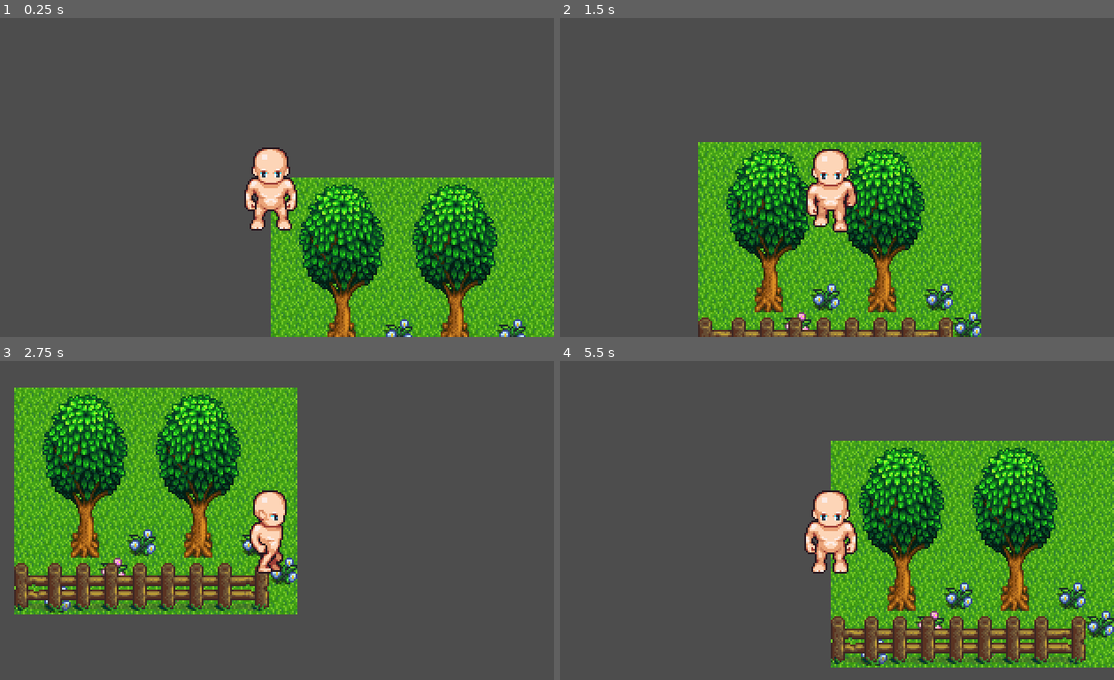
Above: before the commit, frames 1-4 (two rows, left to right).
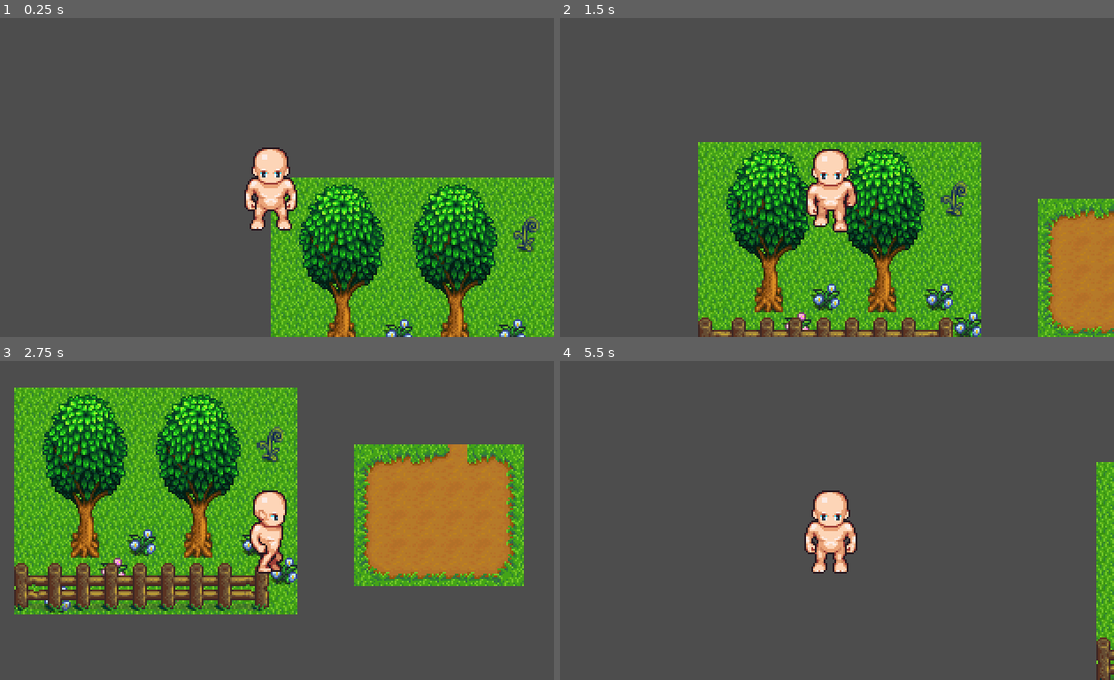
Above: after the commit, the same moments.

Repository: maxthi/GameJam24
Game: Godot game, scene res://levels/level1/level1_scene.tscn
The game is run twice, just before and just after one commit, with the same random seed, the same clock (stepped at 60 frames per second) and the same inputs.
Inputs:
- Up to frame 1 (0.25 s): no input
- Up to frame 2 (1.5 s): tap Enter at 0.5 s; hold D (move_right) 0.53-1.28 s; hold S (move_down) from 1.28 s (still down)
- Up to frame 3 (2.75 s): release S (move_down) at 2.03 s; hold D (move_right) from 2.03 s (still down)
- Up to frame 4 (5.5 s): release D (move_right) at 2.78 s; hold W (move_up) 2.78-3.53 s; hold A (move_left) 3.53-5.03 s; hold S (move_down) from 5.03 s (still down)

The runs differ from the first frame. In frame 1, 0.3% of the frame differs, in the area x 92-98%, y 62-74%; in frame 2, 6.2%; in frame 3, 14%; in frame 4, 35%, in the area x 48-100%, y 25-100%.

Commit message:
plant

Diff:
--- a/levels/level1/level1_scene.tscn
+++ b/levels/level1/level1_scene.tscn
@@ -1,7 +1,8 @@
-[gd_scene load_steps=3 format=3 uid="uid://c2ihjvrbiqmeq"]
+[gd_scene load_steps=4 format=3 uid="uid://c2ihjvrbiqmeq"]
 
 [ext_resource type="TileSet" uid="uid://dgfaqcs3we4kd" path="res://graphics/sw_tilemap_tileset.tres" id="1_ucwug"]
 [ext_resource type="PackedScene" uid="uid://cahstxitftu16" path="res://objects/player/player_scene.tscn" id="2_715o2"]
+[ext_resource type="PackedScene" uid="uid://dqh4kuylvvwe1" path="res://objects/plant1/plant1_scene.tscn" id="3_psgee"]
 
 [node name="Node2D" type="Node2D"]
 texture_filter = 1
@@ -11,11 +12,18 @@
 texture_repeat = 3
 tile_set = ExtResource("1_ucwug")
 format = 2
-layer_0/tile_data = PackedInt32Array(0, 0, 7, 65536, 0, 7, 6 …(995 unchanged characters)… 327689, 0, 7, 393225, 0, 7, 458761, 0, 7)
+layer_0/tile_data = PackedInt32Array(0, 0, 7, 65536, 0, 7, 6 …(995 unchanged characters)… 327689, 0, 7, 393225, 0, 7, 458761, 0, 7, 262157, 327680, 27, 262158, 327680, 27, 262159, 327680, 27, 262160, 327680, 27, 327693, 327680, 27, 327694, 327680, 27, 327695, 327680, 27, 327696, 327680, 27, 131084, 262144, 26, 131085, 327680, 26, 196620, 262144, 27, 196621, 327680, 27, 262156, 262144, 27, 327692, 262144, 27, 393228, 262144, 28, 393229, 327680, 28, 393230, 327680, 28, 393231, 327680, 28, 393232, 327680, 28, 393233, 458752, 28, 327697, 458752, 27, 262161, 458752, 27, 196625, 458752, 27, 131089, 458752, 26, 131086, 327680, 26, 131087, 393216, 26, 131088, 327680, 26, 196622, 327680, 27, 196623, 327680, 27, 196624, 327680, 27)
 layer_1/tile_data = PackedInt32Array(1, 0, 0, 65537, 0, 1, 131073, 0, 2, 196609, 0, 3, 2, 65536, 0, 65538, 65536, 1, 13 …(480 unchanged characters)…
 layer_2/tile_data = PackedInt32Array(393216, 524288, 14, 458752, 524288, 15, 393217, 589824, 14, 458753, 589824, 15, 39 …(277 unchanged characters)…
 
-[node name="CharacterBody2D" parent="." instance=ExtResource("2_715o2")]
+[node name="Player" parent="." instance=ExtResource("2_715o2")]
 
-[node name="Camera2D" type="Camera2D" parent="CharacterBody2D"]
+[node name="Camera2D" type="Camera2D" parent="Player"]
 scale = Vector2(5, 5)
+
+[node name="objects" type="Node2D" parent="."]
+
+[node name="plant1" parent="objects" instance=ExtResource("3_psgee")]
+position = Vector2(145, 30)
+
+[connection signal="entered_signal" from="objects/plant1" to="Player" method="_on_plant_1_entered_signal"]
--- a/objects/collectable_base/collectable_base_scene.tscn
+++ /dev/null
@@ -1,11 +0,0 @@
-[gd_scene load_steps=2 format=3 uid="uid://dqh4kuylvvwe1"]
-
-[sub_resource type="RectangleShape2D" id="RectangleShape2D_cqb0a"]
-size = Vector2(16, 16)
-
-[node name="Area2D" type="Area2D"]
-
-[node name="CollisionShape2D" type="CollisionShape2D" parent="."]
-shape = SubResource("RectangleShape2D_cqb0a")
-
-[node name="Sprite2D" type="Sprite2D" parent="."]
--- /dev/null
+++ b/objects/plant1/plant1_atlas_texture.tres
@@ -0,0 +1,7 @@
+[gd_resource type="AtlasTexture" load_steps=2 format=3 uid="uid://b6tcew5msc3jn"]
+
+[ext_resource type="Texture2D" uid="uid://bf5j7uvjn5q1y" path="res://graphics/plants.png" id="1_6dtnm"]
+
+[resource]
+atlas = ExtResource("1_6dtnm")
+region = Rect2(0, 0, 15, 24)
--- /dev/null
+++ b/objects/plant1/plant1_scene.gd
@@ -0,0 +1,7 @@
+extends Area2D
+
+signal entered_signal
+
+func _on_body_entered(body):
+	entered_signal.emit() # tell the world it was collided
+	queue_free() # delete plant
--- /dev/null
+++ b/objects/plant1/plant1_scene.tscn
@@ -0,0 +1,19 @@
+[gd_scene load_steps=4 format=3 uid="uid://dqh4kuylvvwe1"]
+
+[ext_resource type="Script" path="res://objects/plant1/plant1_scene.gd" id="1_i4kqe"]
+[ext_resource type="Texture2D" uid="uid://b6tcew5msc3jn" path="res://objects/plant1/plant1_atlas_texture.tres" id="2_g2qdn"]
+
+[sub_resource type="RectangleShape2D" id="RectangleShape2D_cqb0a"]
+size = Vector2(16, 21)
+
+[node name="plant1" type="Area2D"]
+script = ExtResource("1_i4kqe")
+
+[node name="CollisionShape2D" type="CollisionShape2D" parent="."]
+position = Vector2(0, 2.5)
+shape = SubResource("RectangleShape2D_cqb0a")
+
+[node name="Sprite2D" type="Sprite2D" parent="."]
+texture = ExtResource("2_g2qdn")
+
+[connection signal="body_entered" from="." to="." method="_on_body_entered"]
--- a/objects/player/player_script.gd
+++ b/objects/player/player_script.gd
@@ -1,6 +1,6 @@
 extends CharacterBody2D
 
-const MOVE_SPEED = 100;
+var MOVE_SPEED = 100;
 
 @onready var _animated_sprite = $AnimatedSprite2D
 
@@ -34,3 +34,7 @@
 	# update animation
 	if moveDirection.length() == 0:
 		_animated_sprite.play("idle_front")
+
+
+func _on_plant_1_entered_signal():
+	MOVE_SPEED *= 2
--- /dev/null
+++ b/objects/spawn_point/spawn_point.gd
@@ -0,0 +1,11 @@
+extends Node2D
+
+@export var player_scene: PackedScene
+@export var level_scene: PackedScene
+
+# Called when the node enters the scene tree for the first time.
+func _ready():
+
+	var player = player_scene.instantiate()
+	var player_root_node : CharacterBody2D = player.get_node("CharacterBody2D")
+	player_root_node.property
--- /dev/null
+++ b/objects/spawn_point/spawn_point.tscn
@@ -0,0 +1,10 @@
+[gd_scene load_steps=3 format=3 uid="uid://conbqjspl8tfh"]
+
+[ext_resource type="Texture2D" uid="uid://duojwj3817hjq" path="res://objects/spawn_point/spawnpoint.png" id="1_5ifhs"]
+[ext_resource type="Script" path="res://objects/spawn_point/spawn_point.gd" id="1_uxemq"]
+
+[node name="Node2D" type="Node2D"]
+script = ExtResource("1_uxemq")
+
+[node name="Sprite2D" type="Sprite2D" parent="."]
+texture = ExtResource("1_5ifhs")
Binary file added: graphics/plants.png
Not shown, added: graphics/plants.png.import
Binary file added: objects/spawn_point/spawnpoint.png
Not shown, added: objects/spawn_point/spawnpoint.png.import
